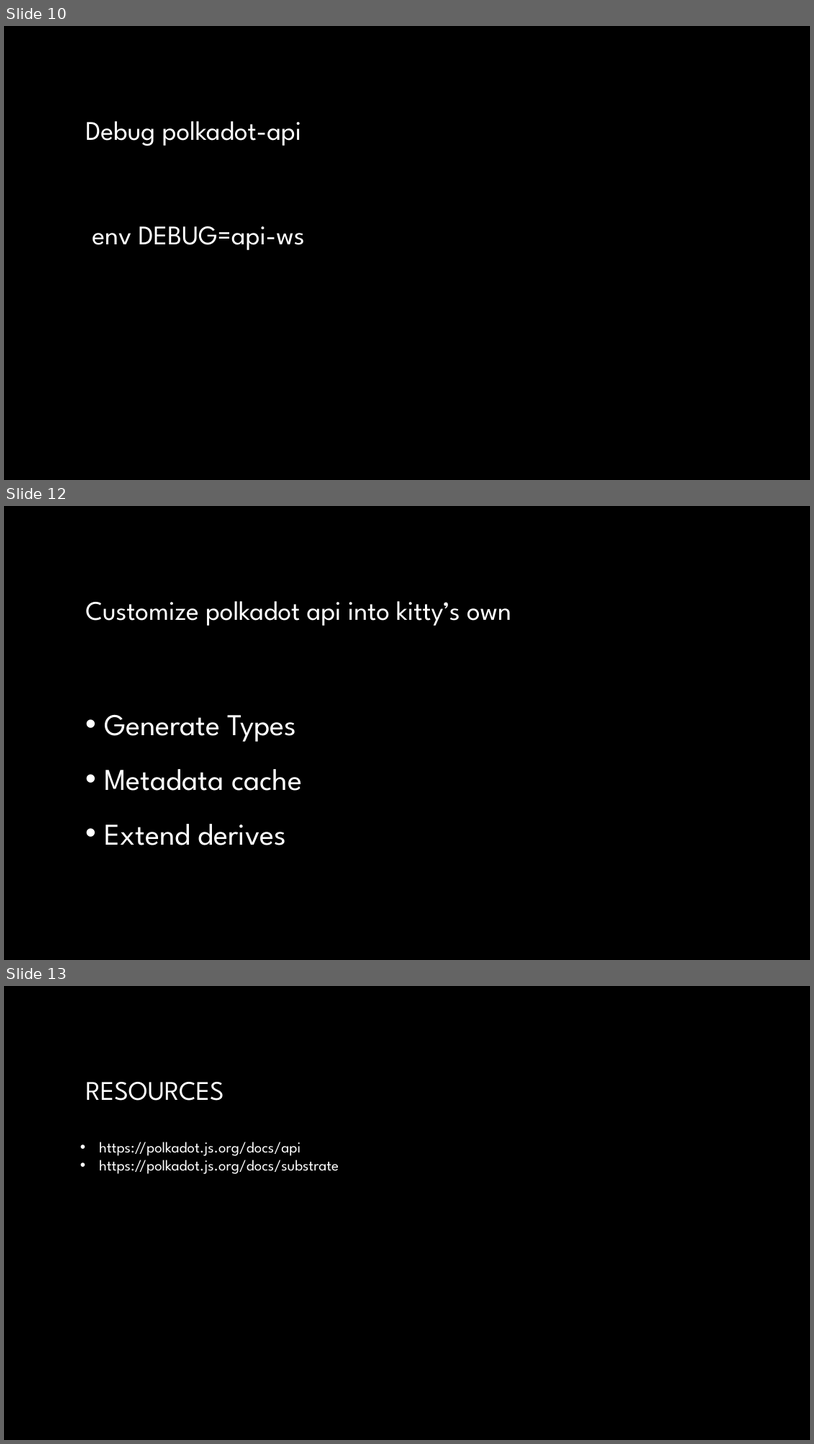
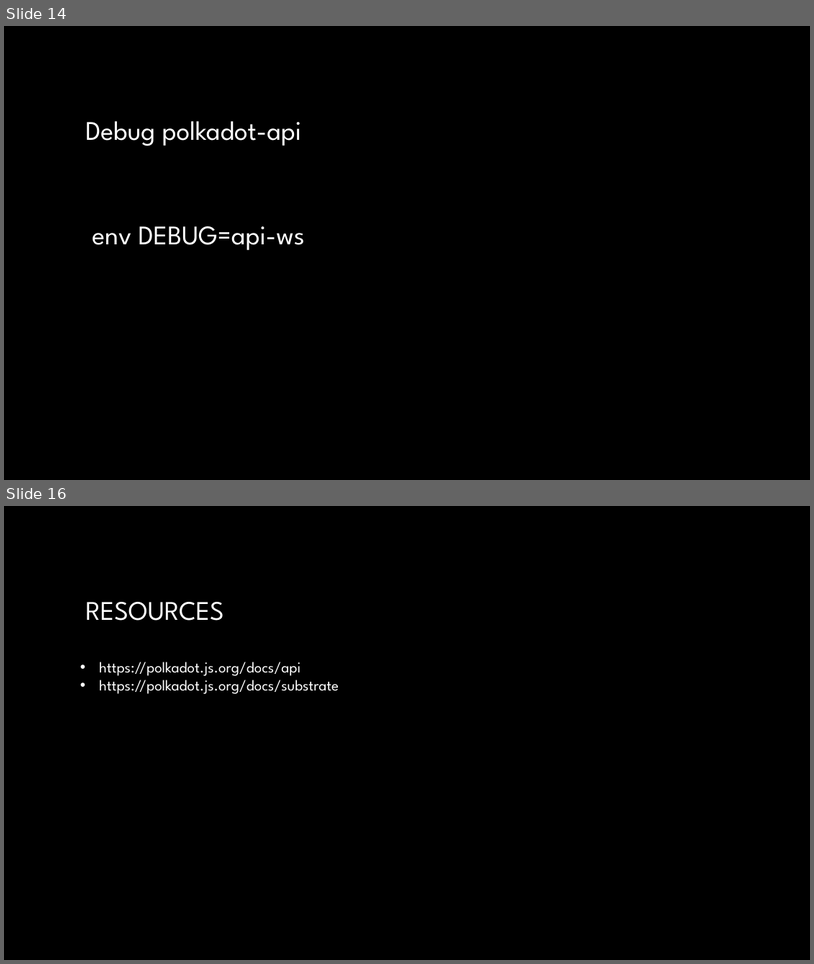
Before and after one commit to OnFinality-io/substrate-acad-workshop-polkadot-js, a slide deck: SubstrateAcadWorkshop.pptx. Shown one above the other, each under a label of ours: slides 10, 12 and 13 before the commit, slides 14 and 16 after it; the slides between them are not shown. The pictures are 814x1444 and 814x964 pixels, drawn with LibreOffice and Linux fonts; fonts in the diff are those of the drawing; background and template pictures are left out. Boxes give left, top, right and bottom in pixels: in the first picture for what was removed or moved away, otherwise in the second. Text is boxed around its words. In the diff, an @@ line names an element or a change of style, - is before the commit and + after.

```diff
--- a/SubstrateAcadWorkshop.pptx
+++ b/SubstrateAcadWorkshop.pptx
@@ slide 12 removed at [4,506,810,960], background picture (left out) @@
@@ title removed at [85,601,512,626] @@
-Customize polkadot api into kitty’s own
@@ text removed at [104,714,302,845] @@
-• Generate Types
-• Metadata cache
-• Extend derives
@@ what was slide 10 is now slide 14 @@
@@ what was slide 13 is now slide 16 @@
```
Also in this commit, not shown: 2 slides changed, 8 slides added, 6 other slides removed, 16 other files.
